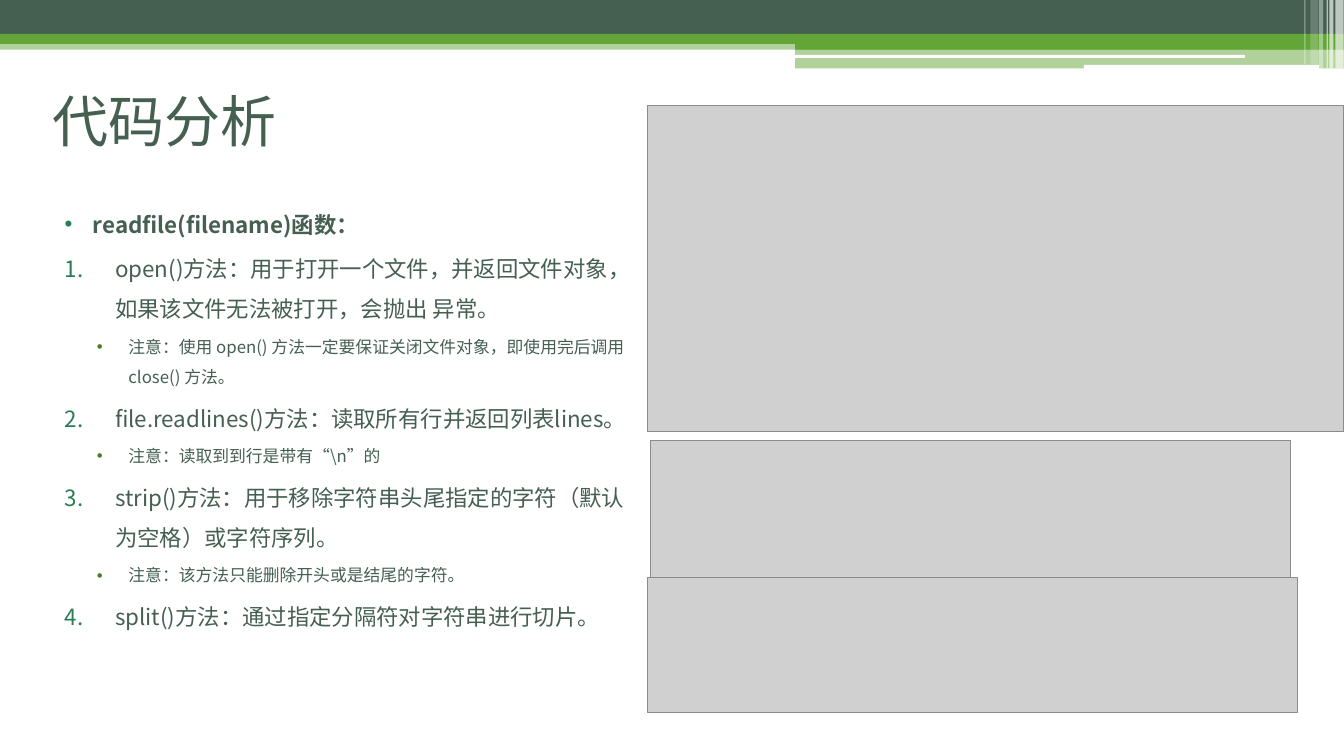
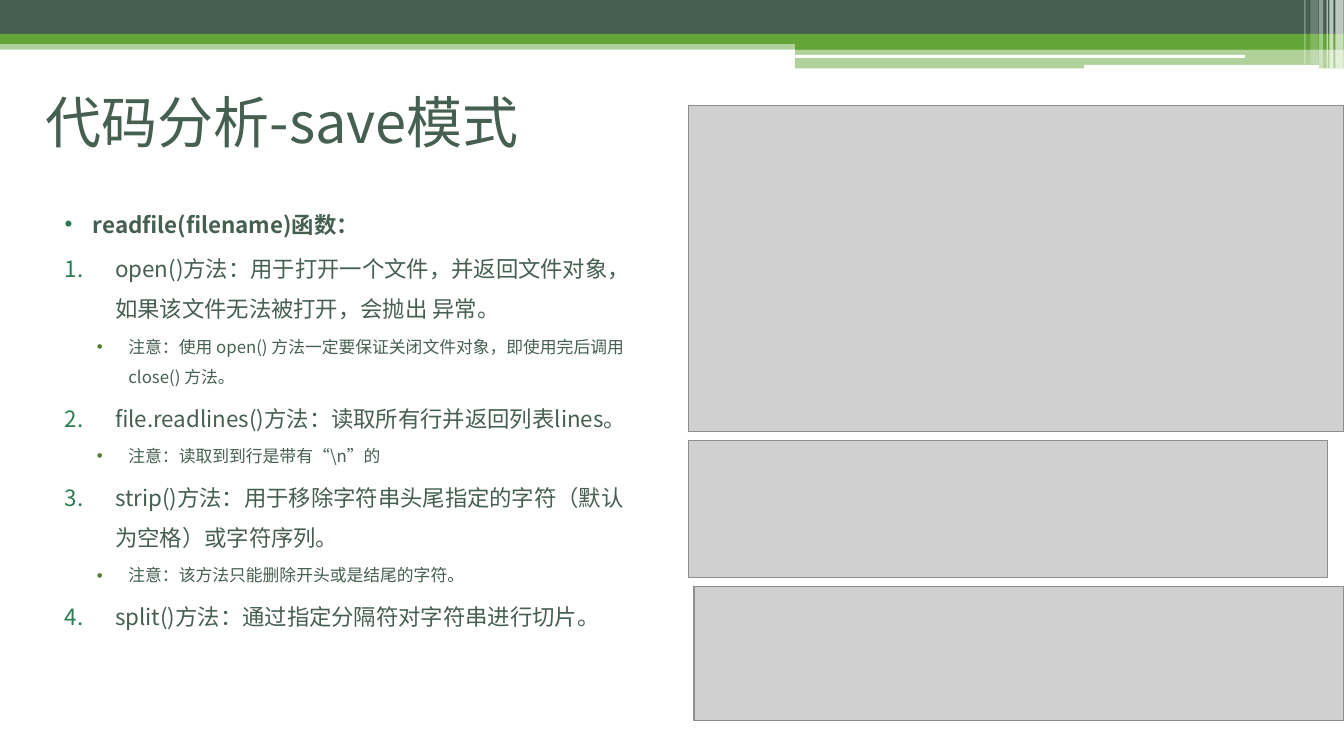
Before and after one commit to ladesiji/git, a slide deck: slide 8 of Python3.pptx. Drawn at 1344x756 pixels with LibreOffice and Linux fonts; fonts in the diff are those of the drawing; grey boxes stand for pictures. Boxes give left, top, right and bottom in pixels: in the first picture for what was removed or moved away, otherwise in the second. Text is boxed around its words. In the diff, an @@ line names an element or a change of style, - is before the commit and + after.

Commit message:
modified

```diff
--- a/Python3.pptx
+++ b/Python3.pptx
@@ title at box(46, 96, 519, 148): text changed @@
-代码分析
+代码分析-save模式
@@ picture: place and size @@
-picture at box(647, 105, 1344, 432)
+picture at box(689, 105, 1344, 432)
@@ picture: place and size @@
-picture at box(650, 441, 1290, 578)
+picture at box(689, 441, 1328, 578)
@@ picture: place and size @@
-picture at box(647, 578, 1298, 712)
+picture at box(695, 586, 1344, 720)
```
Also in this commit, not shown: 3 other slides changed, 4 slides added, 4 slides removed.
